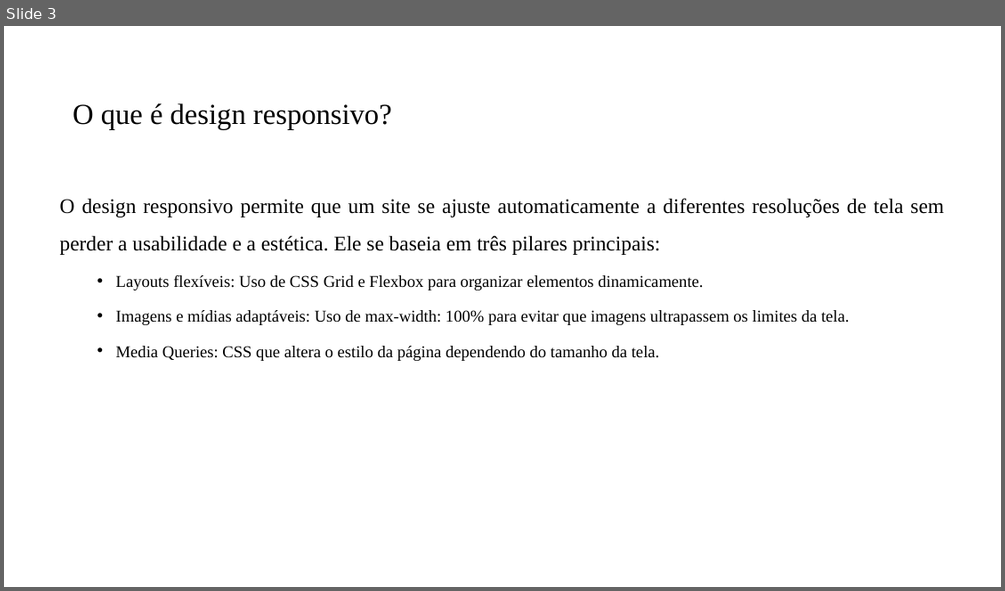
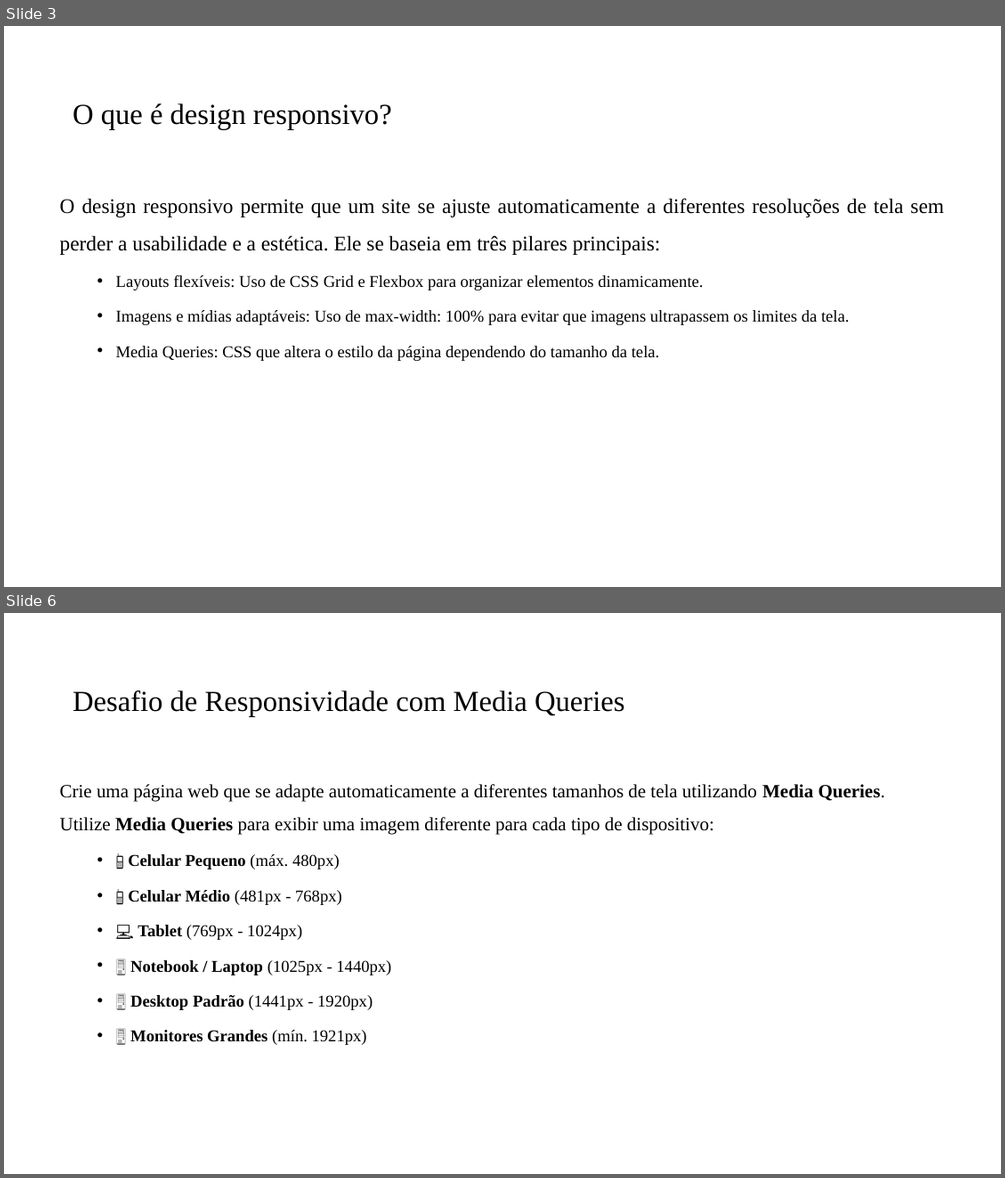
Before and after one commit to PedroMiho/UMC, a slide deck: Lógica e Programação/Módulo 03 - Framework/Aula 18 - Media Query/Media Query.pptx. Shown one above the other, each under a label of ours: slide 3 before the commit, slides 3 and 6 after it; the slides between them are not shown. The pictures are 1005x591 and 1005x1178 pixels, drawn with LibreOffice and Linux fonts; fonts in the diff are those of the drawing; background and template pictures are left out. Boxes give left, top, right and bottom in pixels: in the first picture for what was removed or moved away, otherwise in the second. Text is boxed around its words. In the diff, an @@ line names an element or a change of style, - is before the commit and + after.

```diff
--- a/Lógica e Programação/Módulo 03 - Framework/Aula 18 - Media Query/Media Query.pptx
+++ b/Lógica e Programação/Módulo 03 - Framework/Aula 18 - Media Query/Media Query.pptx
@@ slide 6 added at (x1=4, y1=613, x2=1001, y2=1174), background #FFFFFF @@
@@ title added at (x1=73, y1=690, x2=624, y2=717), 28 pt, text #000000 @@
+Desafio de Responsividade com Media Queries
@@ text added at (x1=60, y1=784, x2=885, y2=1045), 16 pt, text #000000 @@
+Crie uma página web que se adapte automaticamente a diferentes tamanhos de tela utilizando Media Queries.
+Utilize Media Queries para exibir uma imagem diferente para cada tipo de dispositivo:
+  • 📱 Celular Pequeno (máx. 480px)
+  • 📱 Celular Médio (481px - 768px)
+  • 💻 Tablet (769px - 1024px)
+  • 🖥️ Notebook / Laptop (1025px - 1440px)
+  • 🖥️ Desktop Padrão (1441px - 1920px)
+  • 🖥️ Monitores Grandes (mín. 1921px)
```
Also in this commit, not shown: 1 slide changed, 2 other slides added, 1 slide removed, 6 other files.
